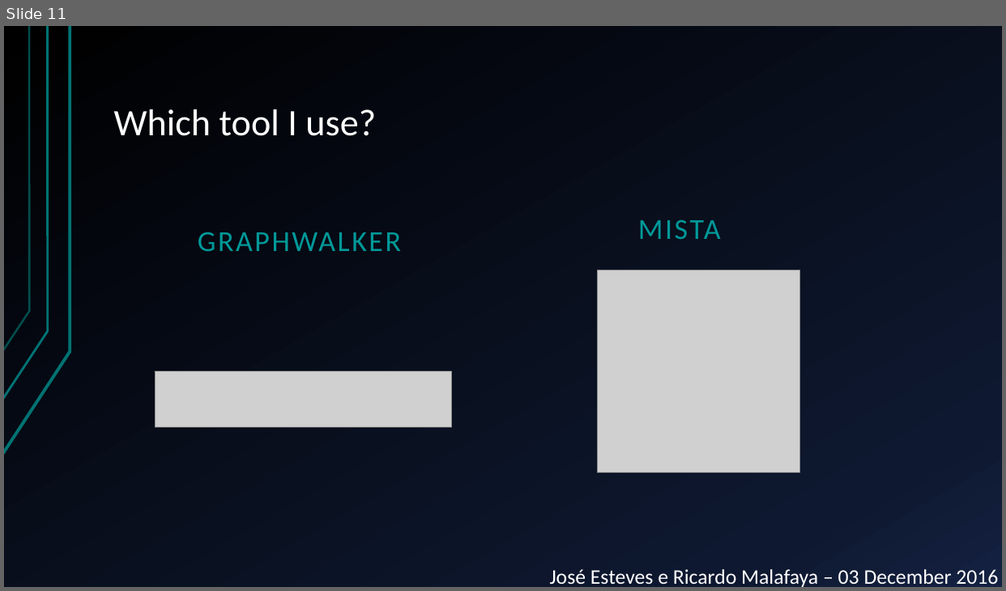
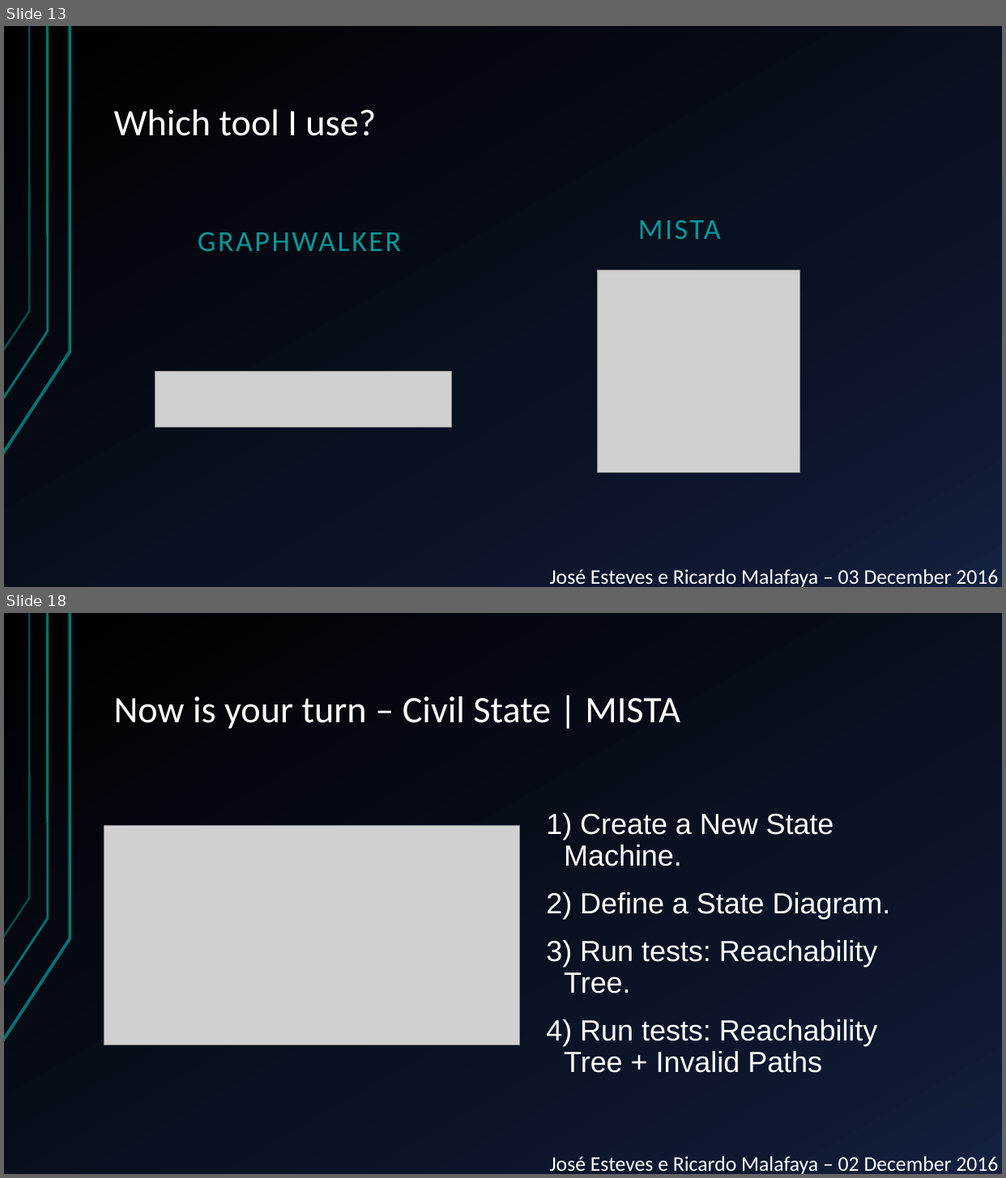
Before and after one commit to JGEsteves89/FEUP-MESW-TVVS-MBT, a slide deck: Presentation.pptx. Shown one above the other, each under a label of ours: slide 11 before the commit, slides 13 and 18 after it; the slides between them are not shown. The pictures are 1006x591 and 1006x1178 pixels, drawn with LibreOffice and Linux fonts; fonts in the diff are those of the drawing; grey boxes stand for pictures. Boxes give left, top, right and bottom in pixels: in the first picture for what was removed or moved away, otherwise in the second. Text is boxed around its words. In the diff, an @@ line names an element or a change of style, - is before the commit and + after.

```diff
--- a/Presentation.pptx
+++ b/Presentation.pptx
@@ slide 18 added at bbox=[4, 613, 1002, 1174], background gradient #000000 to #0F1931 to #142242; not listed: 3 template elements that a slide beside it also shows @@
@@ title added at bbox=[114, 696, 680, 729], 36 pt, text #FFFFFF @@
+Now is your turn – Civil State | MISTA
@@ picture added at bbox=[104, 825, 519, 1045] @@
@@ text added at bbox=[564, 814, 891, 1073], 28 pt, text #FFFFFF @@
+1) Create a New State Machine.
+2) Define a State Diagram.
+3) Run tests: Reachability Tree.
+4) Run tests: Reachability Tree + Invalid Paths
@@ text added at bbox=[550, 1157, 998, 1174], 20 pt, text #FFFFFF @@
+José Esteves e Ricardo Malafaya – 02 December 2016
@@ what was slide 11 is now slide 13 @@
```
Also in this commit, not shown: 11 slides changed, 5 other slides added, 1 other file.
